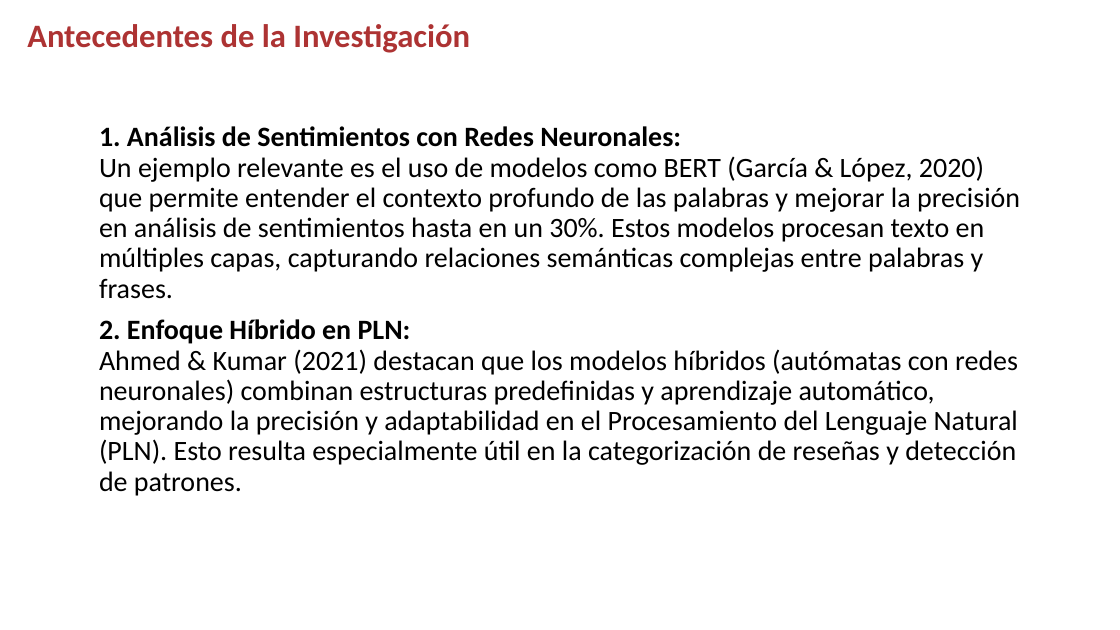
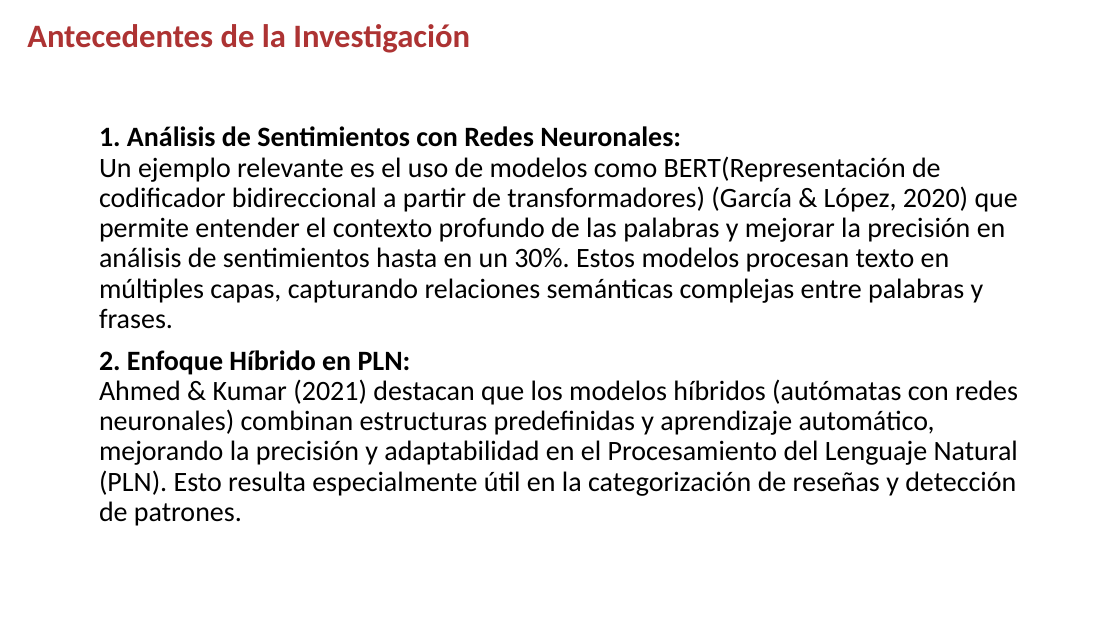
Before and after one commit to Juliope17/Proyecto-final-detector-de-sentimientos-de-rese-as, a slide deck: slide 10 of Modelo_Hibrido_Analisis_Sentimientos_Actualizado.pptx. Drawn at 1120x630 pixels with LibreOffice and Linux fonts; fonts in the diff are those of the drawing; background and template pictures are left out. Boxes give left, top, right and bottom in pixels: in the first picture for what was removed or moved away, otherwise in the second. Text is boxed around its words. In the diff, an @@ line names an element or a change of style, - is before the commit and + after.

```diff
--- a/Modelo_Hibrido_Analisis_Sentimientos_Actualizado.pptx
+++ b/Modelo_Hibrido_Analisis_Sentimientos_Actualizado.pptx
@@ text at (x1=99, y1=126, x2=1018, y2=329): text changed @@
-1. Análisis de Sentimientos con Redes Neuronales:
-Un ejemplo relevante es el uso de modelos como BERT (García & López, 2020) que permite entender el contexto profundo de las palabras y mejorar la precisión en análisis de sentimientos hasta en un 30%. Estos modelos procesan texto en múltiples capas, capturando relaciones semánticas complejas entre palabras y frases.
+1. Análisis de Sentimientos con Redes Neuronales:
+Un ejemplo relevante es el uso de modelos como BERT(Representación de codificador bidireccional a partir de transformadores) (García & López, 2020) que permite entender el contexto profundo de las palabras y mejorar la precisión en análisis de sentimientos hasta en un 30%. Estos modelos procesan texto en múltiples capas, capturando relaciones semánticas complejas entre palabras y frases.
```
Also in this commit, not shown: 3 other slides changed.
